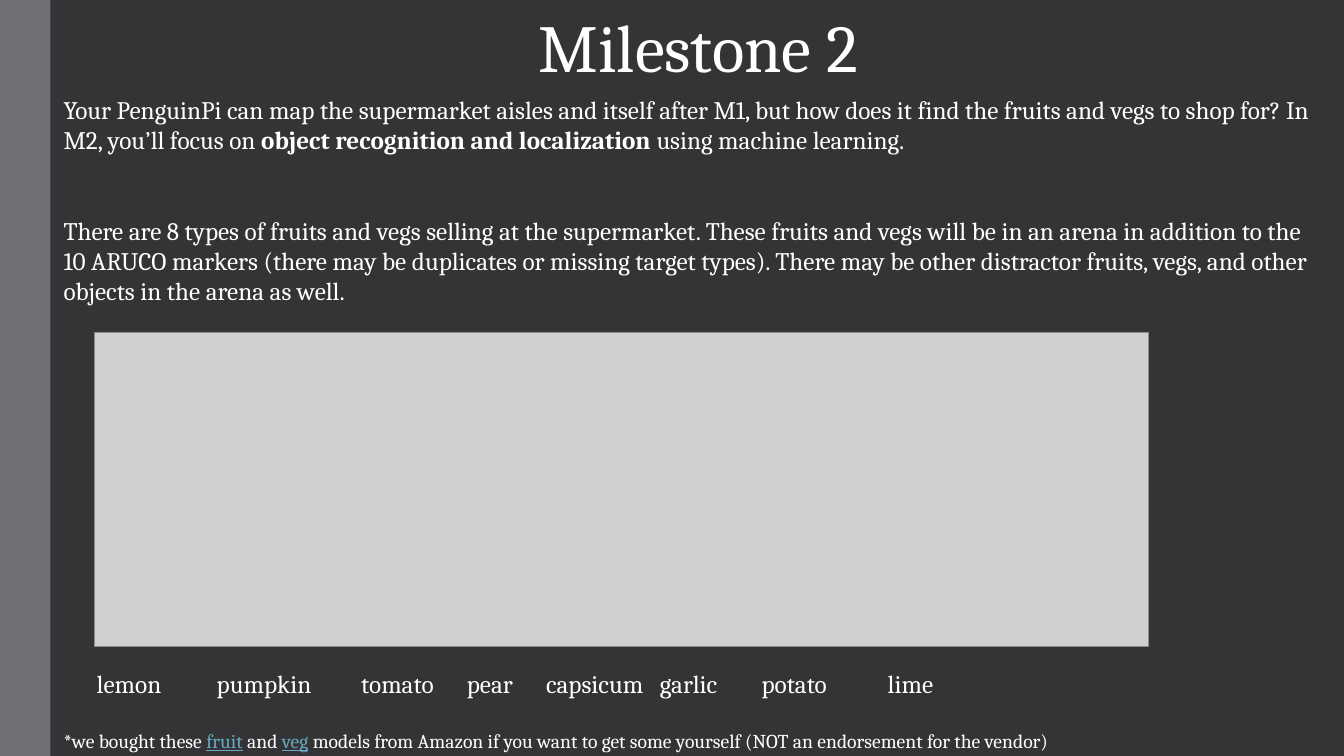
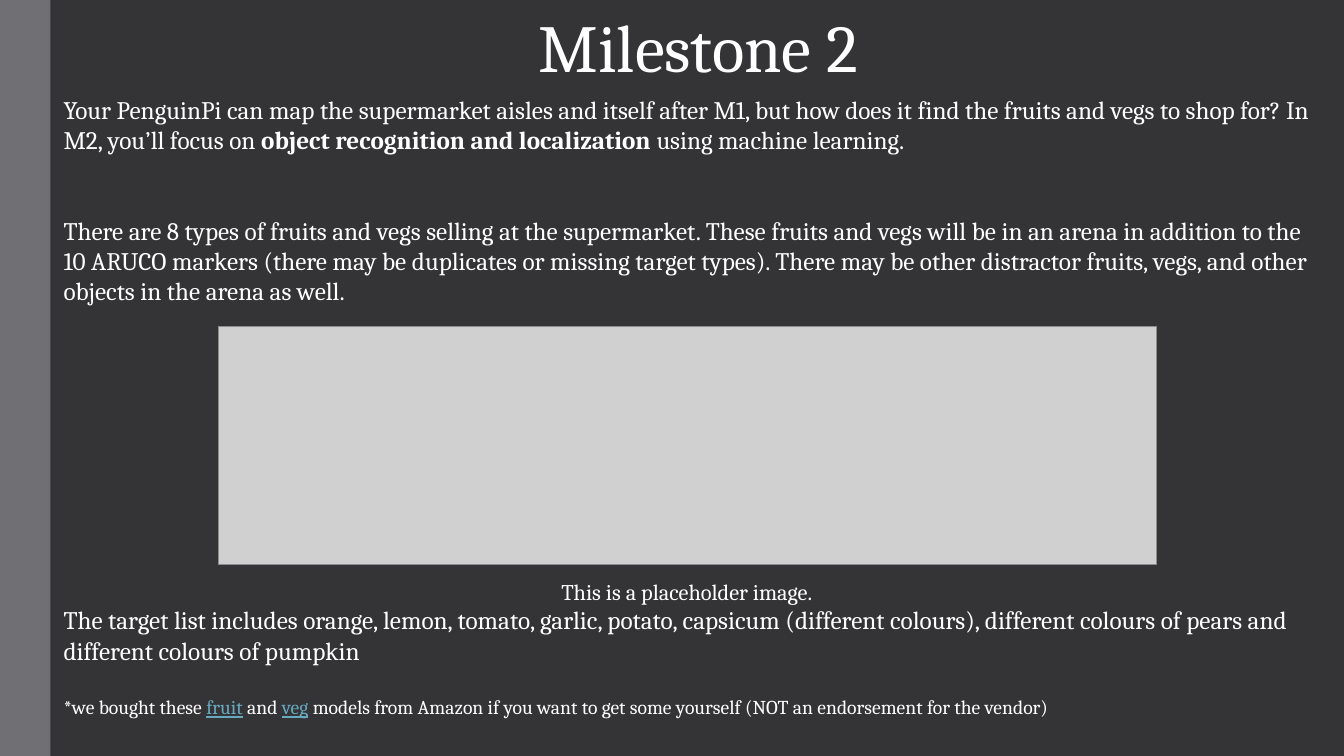
Before and after one commit to vabe0003/ECE4078_Lab_2025_H2, a slide deck: slide 3 of Week05-06/M2_slides/Lab3_1.pptx. Drawn at 1344x756 pixels with LibreOffice and Linux fonts; fonts in the diff are those of the drawing; grey boxes stand for pictures. Boxes give left, top, right and bottom in pixels: in the first picture for what was removed or moved away, otherwise in the second. Text is boxed around its words. In the diff, an @@ line names an element or a change of style, - is before the commit and + after.

Commit message:
Changed description to include pears - remove lime

```diff
--- a/Week05-06/M2_slides/Lab3_1.pptx
+++ b/Week05-06/M2_slides/Lab3_1.pptx
@@ picture: place and size @@
-picture at [95,333,1148,646]
+picture at [218,327,1156,565]
@@ text at [64,584,1287,666]: text changed @@
-lemon pumpkin tomato pear capsicum garlic potato lime
+This is a placeholder image.
+The target list includes orange, lemon, tomato, garlic, potato, capsicum (different colours), different colours of pears and different colours of pumpkin
```
